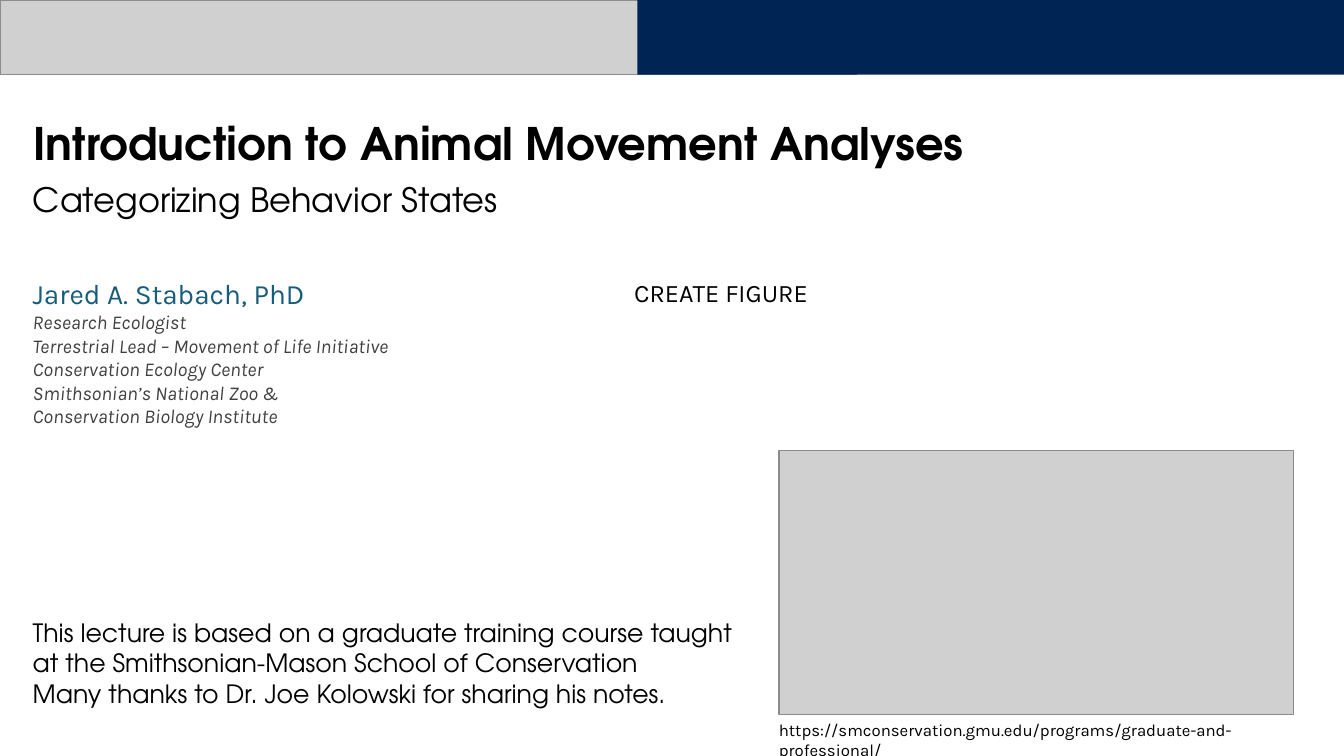
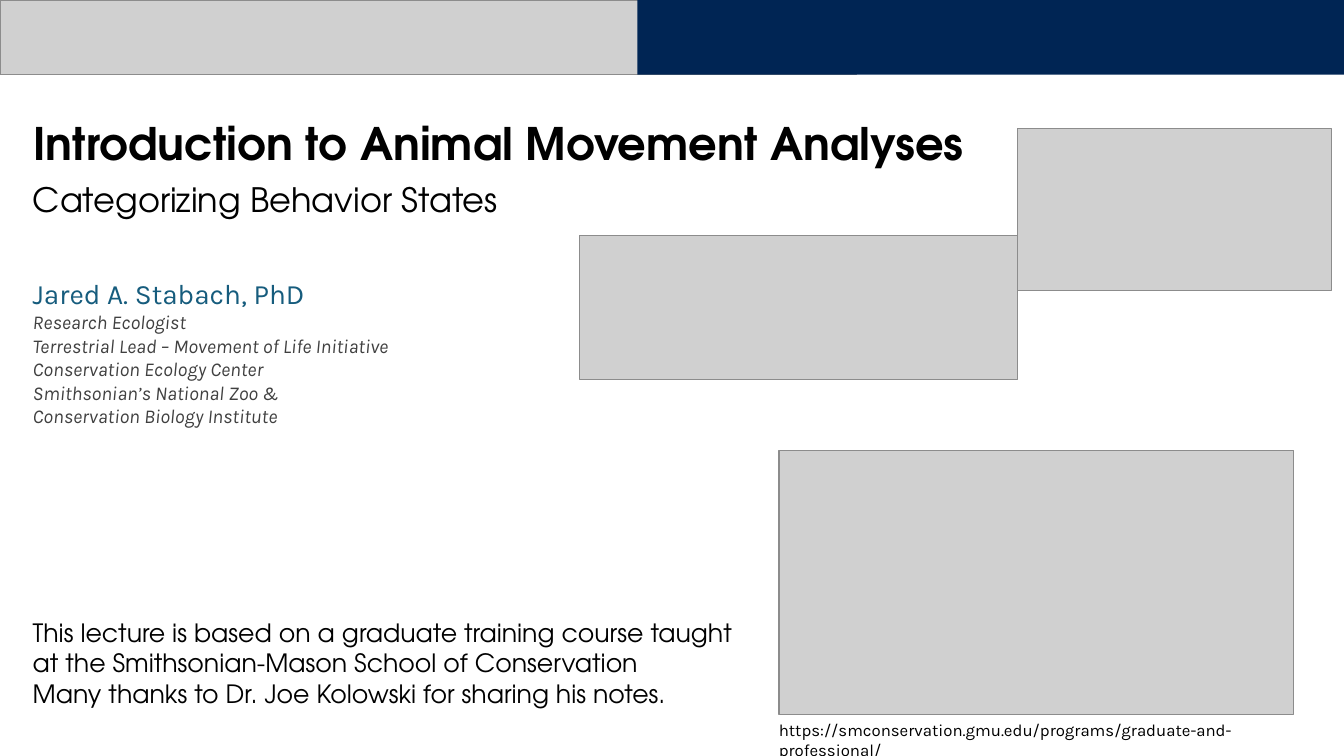
Before and after one commit to Smithsonian/Introduction_HMM, a slide deck: slide 1 of Presentation/IntroAnimalMovements_HMMs.pptx. Drawn at 1344x756 pixels with LibreOffice and Linux fonts; fonts in the diff are those of the drawing; grey boxes stand for pictures. Boxes give left, top, right and bottom in pixels: in the first picture for what was removed or moved away, otherwise in the second. Text is boxed around its words. In the diff, an @@ line names an element or a change of style, - is before the commit and + after.

```diff
--- a/Presentation/IntroAnimalMovements_HMMs.pptx
+++ b/Presentation/IntroAnimalMovements_HMMs.pptx
@@ picture added at box(1018, 129, 1332, 290) @@
@@ picture added at box(580, 236, 1017, 380) @@
@@ text removed at box(634, 286, 808, 303) @@
-CREATE FIGURE
```
Also in this commit, not shown: 9 other slides changed, 2 slides added, 2 slides removed.
